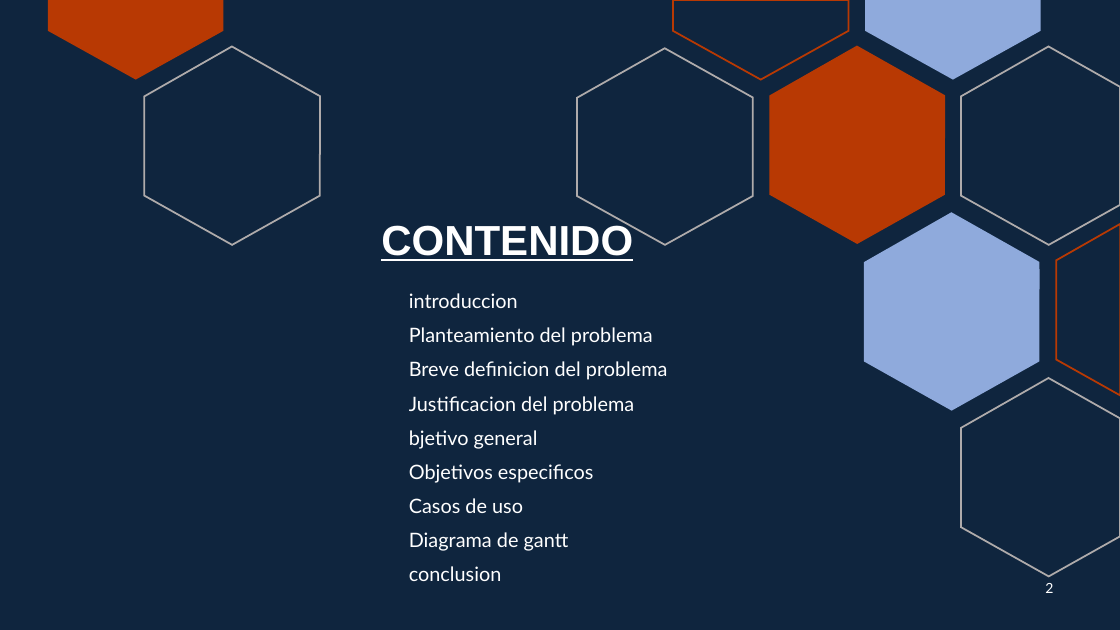
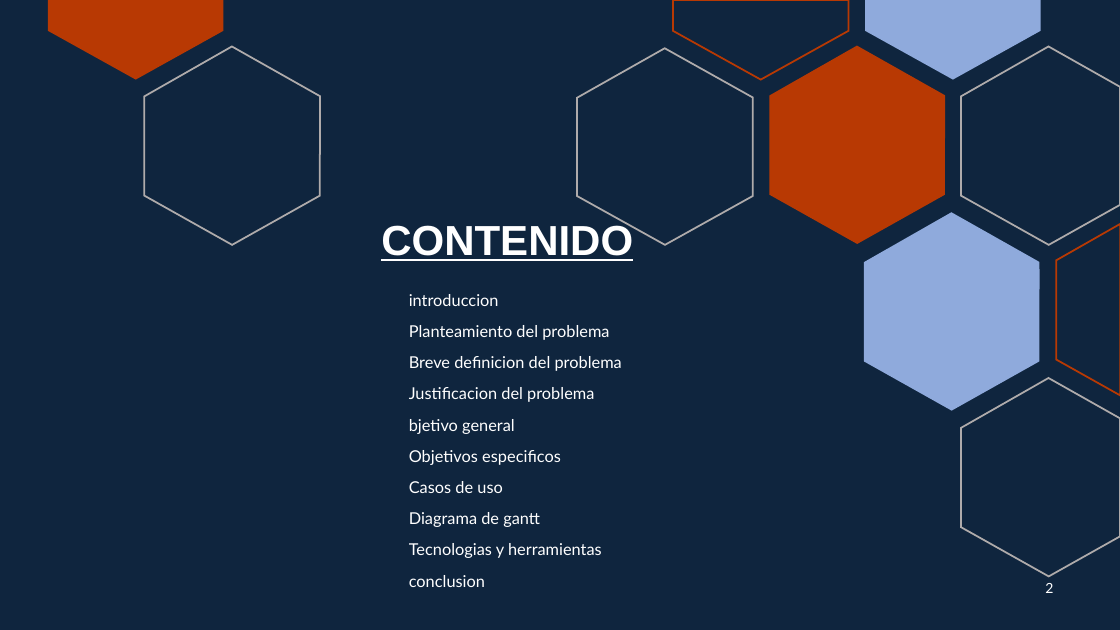
Before and after one commit to teresalaura0202/Juanmaria_Nolasco, a slide deck: slide 2 of documento/Presentación1.pptx. Drawn at 1120x630 pixels with LibreOffice and Linux fonts; fonts in the diff are those of the drawing. Boxes give left, top, right and bottom in pixels: in the first picture for what was removed or moved away, otherwise in the second. Text is boxed around its words. In the diff, an @@ line names an element or a change of style, - is before the commit and + after.

```diff
--- a/documento/Presentación1.pptx
+++ b/documento/Presentación1.pptx
@@ text at (409, 294, 622, 587): size 17 to 14 pt in "introduccion", "Planteamiento del problema", "Breve definicion del problema", "Justificacion del problema" and 5 more places @@
@@ text at (409, 543, 602, 558): paragraph added @@
+Tecnologias y herramientas
```
Also in this commit, not shown: 3 other slides changed, 1 slide added, 25 other files.
